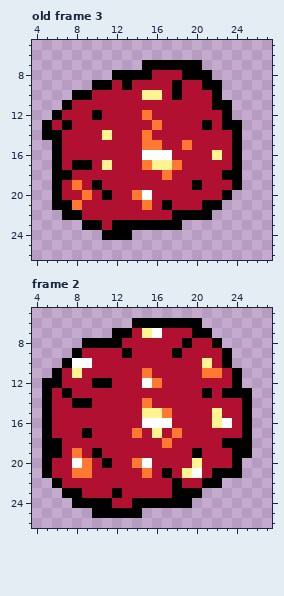
Pixel-art file -- Assets/Sprites/meteor.ase. Above: the version before the commit.
32x32 pixels, 6 frames. Shown: old frame 3: x 4..27, y 5..26; frame 2: x 4..27, y 5..26. The commit also changed other frames, which this record leaves out.
The result:
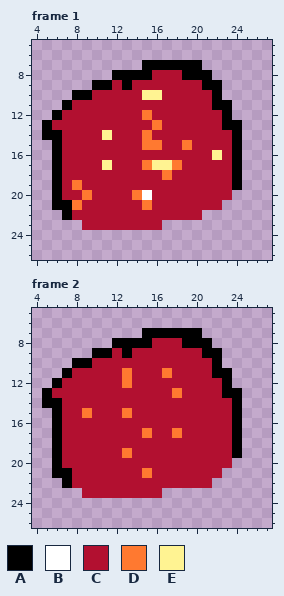
Palette (. is transparent): A #000000  B #ffffff  C #b21030  D #ff7930  E #fff392
A new or re-ordered frame is compared with the old frame closest to it.
The edit:
frames re-ordered
--- frame 1 against old frame 3
@@ x 4..27 @@
  8 ........AAAACCCAAA......
- 9 ......AACACCCCACCAA.....
-10 ....AACCCCCEECACCCA.....
+ 9 ......AACACCCCCCCAA.....
+10 ....AACCCCCEECCCCCA.....
 11 ...ACCCCCCCCCCCCCCAA....
-12 ..ACCCACCCCDCCCCCCCA....
-13 .ACACCCCCCCCDCCCCACAA...
+12 ..ACCCCCCCCDCCCCCCCA....
+13 .ACCCCCCCCCCDCCCCCCAA...
 14 .AACCCCECCCDCCCCCCCCA...
 15 ..ACCCCCCCCDDCCDCCCCA...
-16 ..ACCCCCCCCBBBCCCCECA...
-17 ..ACAACECCCDEEDCCCCCA...
-18 ..AACCCCCCCCCDCCCCCAA...
-19 ..ACDCACCCCCCCCCACCCA...
-20 ..ACCDCACCDBCCCCCCCA....
-21 ..AADCCCCCCDCACCCAA.....
-22 ...AACCCCCCCCCAAAA......
-23 .....AACAAAAAAA.........
-24 .......AAA..............
+16 ..ACCCCCCCCCCCCCCCECA...
+17 ..ACCCCECCCDEEDCCCCCA...
+18 ..ACCCCCCCCCCDCCCCCCA...
+19 ..ACDCCCCCCCCCCCCCCCA...
+20 ..ACCDCCCCDBCCCCCCCC....
+21 ..AADCCCCCCDCCCCCCC.....
+22 ...ACCCCCCCCCCCCC.......
+23 .....CCCCCCCC...........
+24 ........................
 25 ........................
--- frame 2
@@ x 4..27 @@
  5 ........................
- 6 ..........AAAAAAA.......
- 7 ........AACEBCCCAA......
- 8 .....AAAACCCCCCACCA.....
- 9 ....ACCCCACCCCACCCCA....
-10 ...ABBCCCCCCCCCCCECA....
-11 ..ACECCCCCCDCCCCCDDCA...
-12 .AACCCAACCCBDCCCCCCCA...
-13 .ACACCCCCCCCCCCCCACAAA..
-14 .ACCAACCCCCDCCCCCCCCCA..
-15 .ACCCCCCCCCEEDCCCCECCA..
-16 .ACCCCCCCCCBBBCCCCEBCA..
-17 .ACCCACCCCDCECDCCCCCCA..
-18 .AACCCCCCCCCCDCCCCCAAA..
-19 .AACDCACCCCCCCCCACCCAA..
-20 .ACCBDCACCDBCCCCECCCA...
-21 .ACCDDCCCCCDCACEBCAAA...
-22 ..ACCCCCCCCCCCACCAA.....
-23 ...AACCCACCCCCAAA.......
-24 ....AAAACCAAAAAA........
-25 ......AAAAA.............
+ 6 ........................
+ 7 ...........AAAAAA.......
+ 8 ........AAAACCCAAA......
+ 9 ......AACACCCCCCCAA.....
+10 ....AACCCCCCCCCCCCA.....
+11 ...ACCCCCDCCCDCCCCAA....
+12 ..ACCCCCCDCCCCCCCCCA....
+13 .ACCCCCCCCCCCCDCCCCAA...
+14 .AACCCCCCCCCCCCCCCCCA...
+15 ..ACCDCCCDCCCCCCCCCCA...
+16 ..ACCCCCCCCCCCCCCCCCA...
+17 ..ACCCCCCCCDCCDCCCCCA...
+18 ..ACCCCCCCCCCCCCCCCCA...
+19 ..ACCCCCCDCCCCCCCCCCA...
+20 ..ACCCCCCCCCCCCCCCCC....
+21 ..AACCCCCCCDCCCCCCC.....
+22 ...ACCCCCCCCCCCCCC......
+23 .....CCCCCCCC...........
+24 ........................
+25 ........................
 26 ........................
